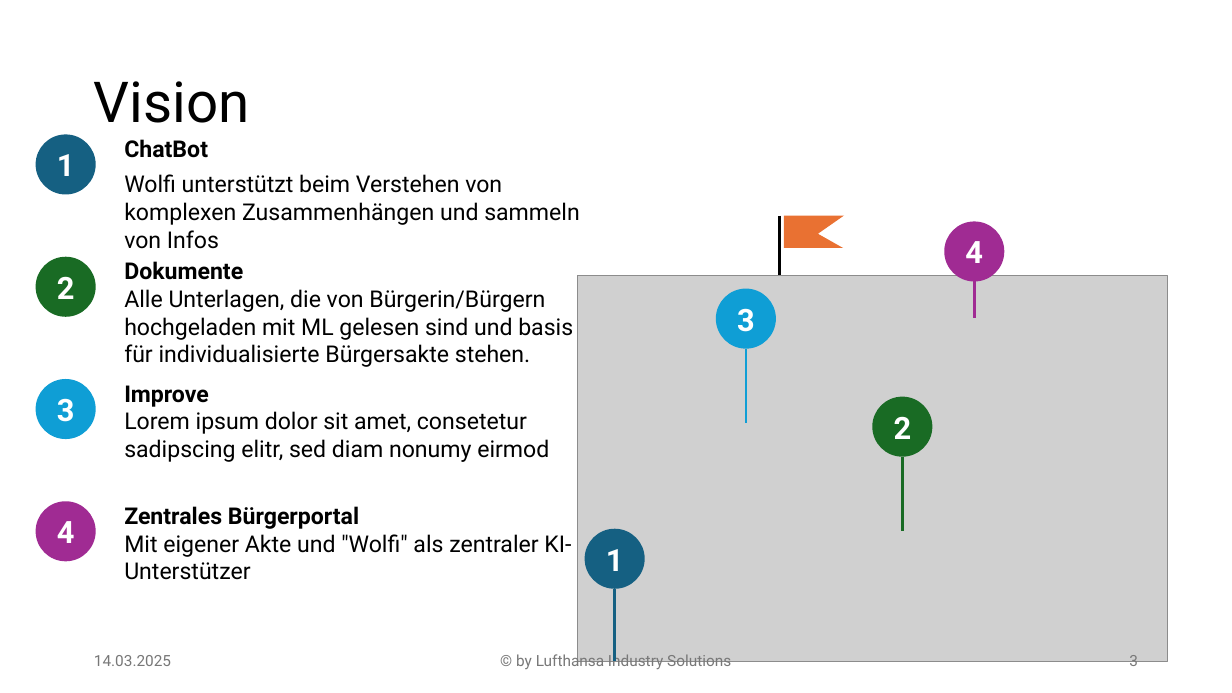
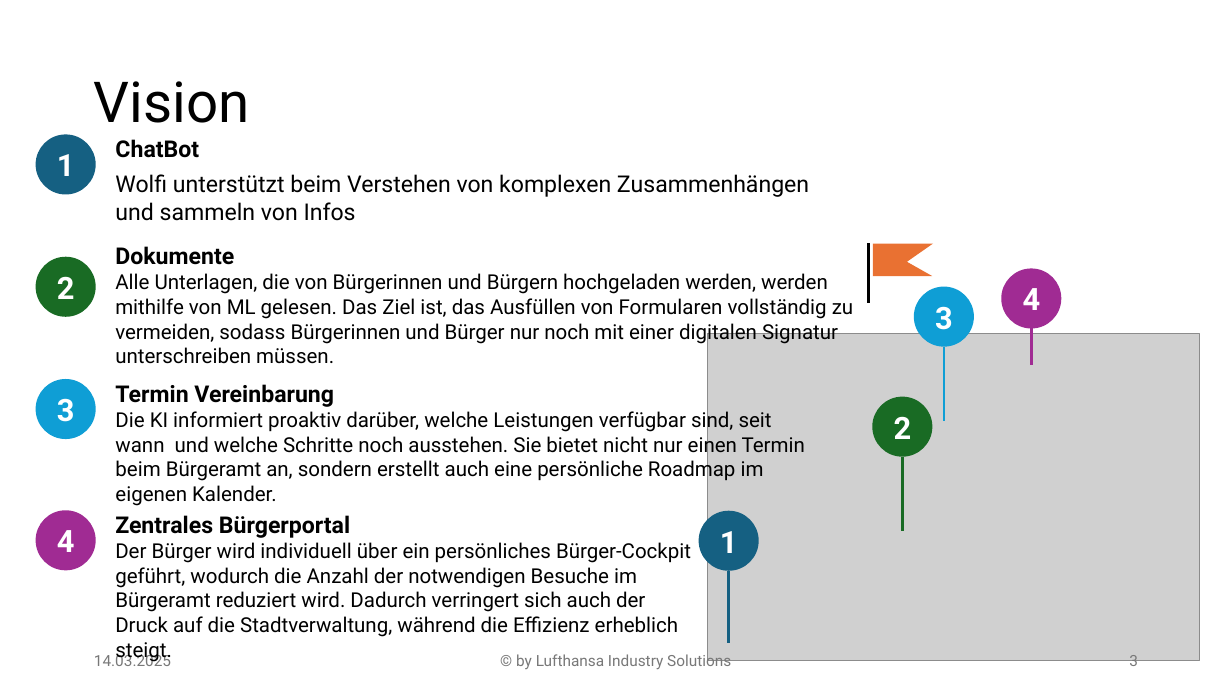
Before and after one commit to Lukassa92/KI-Hackathon, a slide deck: slide 3 of Lufthansa Solutions Squad/Wolfi_Präsentation.pptx. Drawn at 1232x693 pixels with LibreOffice and Linux fonts; fonts in the diff are those of the drawing; grey boxes stand for pictures; background and template pictures are left out. Boxes give left, top, right and bottom in pixels: in the first picture for what was removed or moved away, otherwise in the second. Text is boxed around its words. In the diff, an @@ line names an element or a change of style, - is before the commit and + after.

```diff
--- a/Lufthansa Solutions Squad/Wolfi_Präsentation.pptx
+++ b/Lufthansa Solutions Squad/Wolfi_Präsentation.pptx
@@ text "ChatBot" rewrapped from (x1=124, y1=139, x2=580, y2=249) to (x1=115, y1=139, x2=809, y2=221) @@
@@ text at (x1=115, y1=246, x2=853, y2=345): text changed; size 18 to 16 pt @@
-Dokumente
-Alle Unterlagen, die von Bürgerin/Bürgern hochgeladen mit ML gelesen sind und basis für individualisierte Bürgersakte stehen.
+Dokumente
+Alle Unterlagen, die von Bürgerinnen und Bürgern hochgeladen werden, werden mithilfe von ML gelesen. Das Ziel ist, das Ausfüllen von Formularen vollständig zu vermeiden, sodass Bürgerinnen und Bürger nur noch mit einer digitalen Signatur unterschreiben müssen.
@@ line moved from (780, 215) - (780, 274) to (869, 244) - (869, 303) @@
@@ freeform shape moved from (x1=784, y1=215, x2=844, y2=248) to (x1=873, y1=244, x2=933, y2=276) @@
@@ freeform shape "4" moved from (x1=945, y1=222, x2=1005, y2=282) to (x1=1002, y1=269, x2=1062, y2=329) @@
@@ freeform shape "3" moved from (x1=716, y1=288, x2=776, y2=348) to (x1=914, y1=287, x2=974, y2=347) @@
@@ line moved from (974, 282) - (974, 318) to (1031, 328) - (1031, 365) @@
@@ picture resized from (x1=578, y1=275, x2=1167, y2=662) to (x1=708, y1=334, x2=1200, y2=661) @@
@@ line moved from (746, 348) - (746, 423) to (945, 347) - (945, 421) @@
@@ text at (x1=115, y1=384, x2=805, y2=482): text changed; size 18 to 16 pt @@
-Improve
-Lorem ipsum dolor sit amet, consetetur sadipscing elitr, sed diam nonumy eirmod
+Termin Vereinbarung
+Die KI informiert proaktiv darüber, welche Leistungen verfügbar sind, seit wann und welche Schritte noch ausstehen. Sie bietet nicht nur einen Termin beim Bürgeramt an, sondern erstellt auch eine persönliche Roadmap im eigenen Kalender.
@@ freeform shape "4" moved from (x1=36, y1=501, x2=96, y2=561) to (x1=36, y1=510, x2=96, y2=570) @@
@@ text at (x1=115, y1=515, x2=691, y2=663): text changed; size 18 to 16 pt @@
-Zentrales Bürgerportal
-Mit eigener Akte und "Wolfi" als zentraler KI-Unterstützer
+Zentrales Bürgerportal
+Der Bürger wird individuell über ein persönliches Bürger-Cockpit geführt, wodurch die Anzahl der notwendigen Besuche im Bürgeramt reduziert wird. Dadurch verringert sich auch der Druck auf die Stadtverwaltung, während die Effizienz erheblich steigt.
@@ freeform shape "1" moved from (x1=585, y1=529, x2=645, y2=589) to (x1=699, y1=511, x2=759, y2=571) @@
@@ line moved from (615, 589) - (615, 662) to (729, 571) - (729, 643) @@
```
Also in this commit, not shown: 1 other slide changed.
